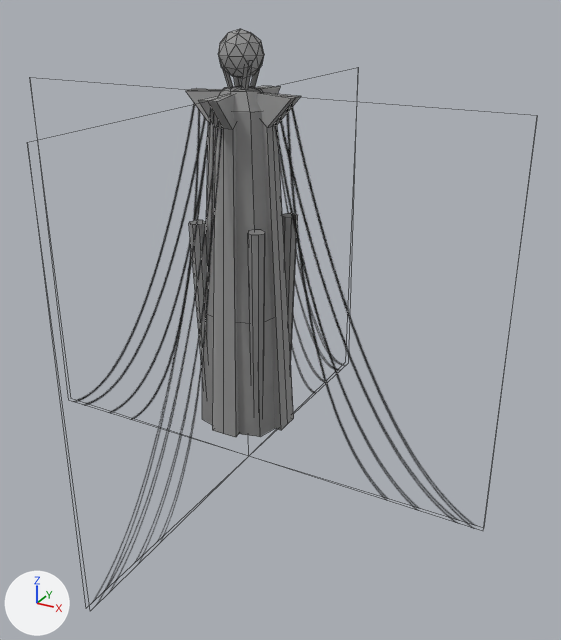
An edit to the FBX model Flyplane/Flyplane/assets/buildings/Monolith/Monolith.fbx, drawn before and after from the same camera.
Camera for both pictures: a camera (50 mm lens) standing at (11.66, -18.99, 12.08) and looking at (1.25, -0.05, 2.61). Lighting does not change. The marker at lower left points along +X, +Y and +Z. Mesh edges are drawn as thin lines. Where no turn or scale is listed for an object, it has been applied to the vertices.

Script lines for the objects in view, before the commit:
```python
me_bb_main = bpy.data.meshes.new('BB_MAIN')
me_bb_main.from_pydata(...)  # a box spanning x -1.0..1.0, y -1.0..1.0, z -1.0..1.0
me_cube = bpy.data.meshes.new('Cube')
me_cube.from_pydata(...)  # 252 vertices, 256 faces; spans x -8.0..8.0, y -8.0..8.0, z -2.7..10.9
me_cube.materials.append(mat_material)
ob_bb_main = bpy.data.objects.new('BB_MAIN', me_bb_main)
ob_bb_main.location = (0.0, 0.0, 4.03)
ob_bb_main.scale = (1.13, 1.13, 5.35)
ob_bb_main.hide_viewport = True
ob_cube = bpy.data.objects.new('Cube', me_cube)
ob_cube.location = (0.0, 0.0, 0.0)
```
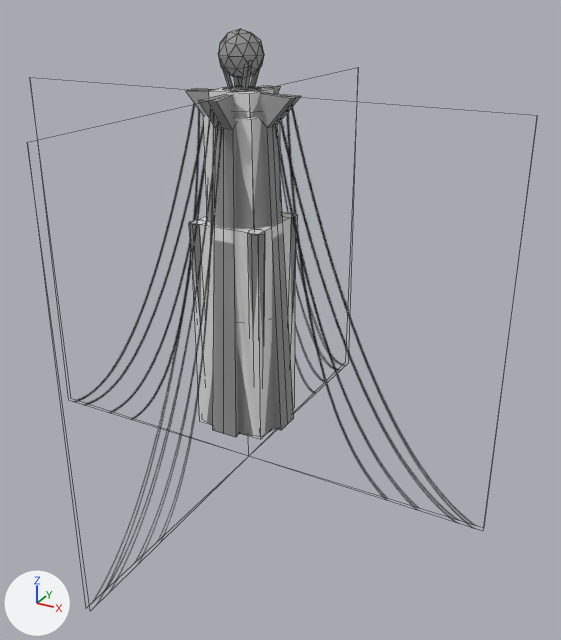
The change in detail:
Mesh me_bb_top is new.
It is a box spanning x -0.656..0.656, y -0.656..0.656, z -0.312..0.312.
Mesh me_bb_mid is new.
It is a box spanning x -0.78..0.78, y -0.78..0.78, z -1.52..1.52.
Object 'BB_MAIN' (ob_bb_main) is now shown.
Object 'BB_MAIN' (ob_bb_main) moves from (0.0, 0.0, 4.03) to (0.0, 0.0, 2.28).
Object 'BB_MAIN' (ob_bb_main) is rescaled from (1.13, 1.13, 5.35) to (1.13, 1.13, 3.33).
Object 'BB_TOP' (ob_bb_top) is new; it shows me_bb_top.
Its location is (0.0, 0.0, 8.98).
Object 'BB_MID' (ob_bb_mid) is new; it shows me_bb_mid.
Its location is (0.0, 0.0, 7.14).

Pixel boxes (x1, y1, x2, y2) of what changed, in the pictures (561 x 640 px):
'BB_MAIN', shown
    after: (191, 212, 296, 439)
'BB_MID', added
    after: (203, 114, 280, 213)
'BB_TOP', added
    after: (209, 85, 274, 117)
